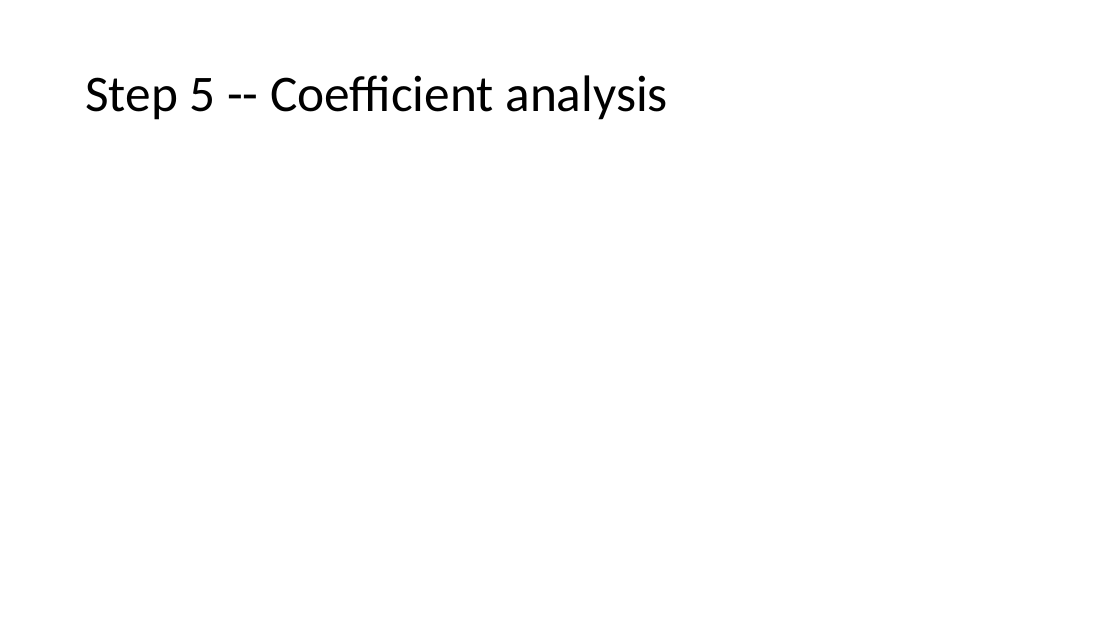
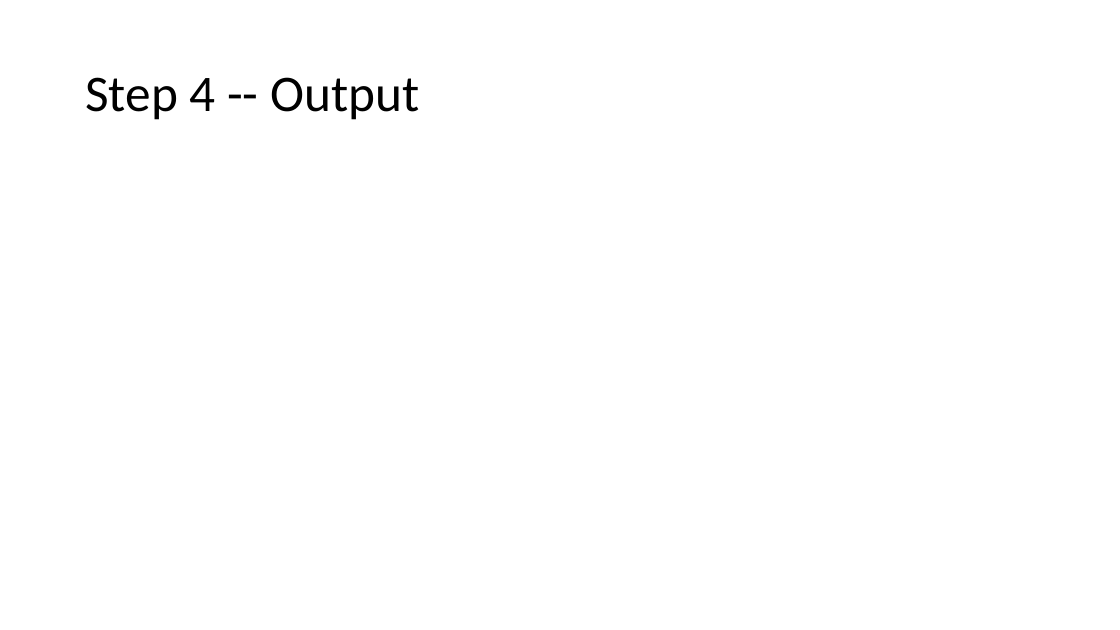
Before and after one commit to cuzno200161/CSR-software, a slide deck: slide 13 of CSR APP Instruction.pptx. Drawn at 1120x630 pixels with LibreOffice and Linux fonts; fonts in the diff are those of the drawing; grey boxes stand for pictures. Boxes give left, top, right and bottom in pixels: in the first picture for what was removed or moved away, otherwise in the second. Text is boxed around its words. In the diff, an @@ line names an element or a change of style, - is before the commit and + after.

```diff
--- a/CSR APP Instruction.pptx
+++ b/CSR APP Instruction.pptx
@@ title at (85,77,419,120): text changed @@
-Step 5 -- Coefficient analysis
+Step 4 -- Output
```
Also in this commit, not shown: 4 other slides changed.
